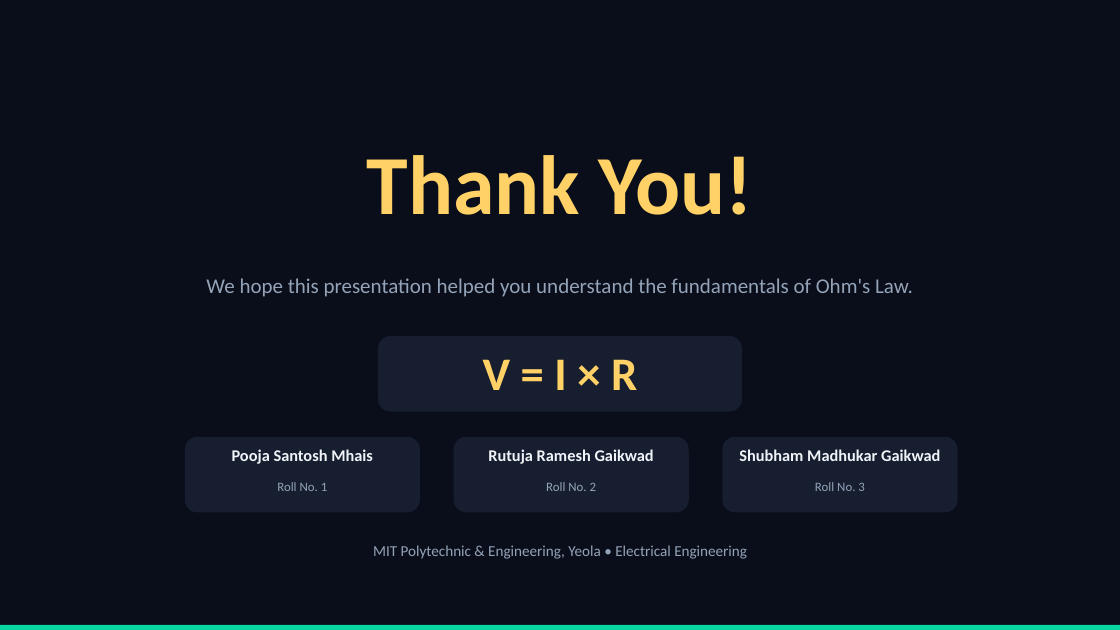
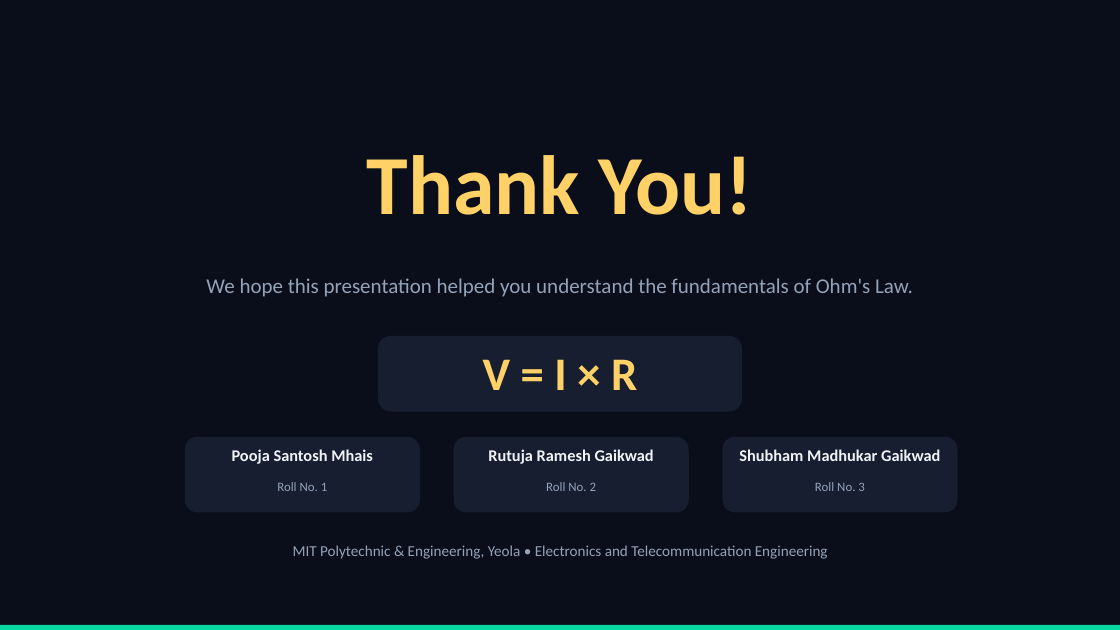
Before and after one commit to poojamhais/Engineering-stuff, a slide deck: slide 10 of Ohms_Law_Presentation.pptx. Drawn at 1120x630 pixels with LibreOffice and Linux fonts; fonts in the diff are those of the drawing. Boxes give left, top, right and bottom in pixels: in the first picture for what was removed or moved away, otherwise in the second. Text is boxed around its words. In the diff, an @@ line names an element or a change of style, - is before the commit and + after.

Commit message:
Update department to Electronics and Telecommunication Engineering and remove obsolete files

```diff
--- a/Ohms_Law_Presentation.pptx
+++ b/Ohms_Law_Presentation.pptx
@@ text at (293, 545, 828, 559): text changed @@
-MIT Polytechnic & Engineering, Yeola • Electrical Engineering
+MIT Polytechnic & Engineering, Yeola • Electronics and Telecommunication Engineering
```
Also in this commit, not shown: 2 other slides changed, 6 other files.
